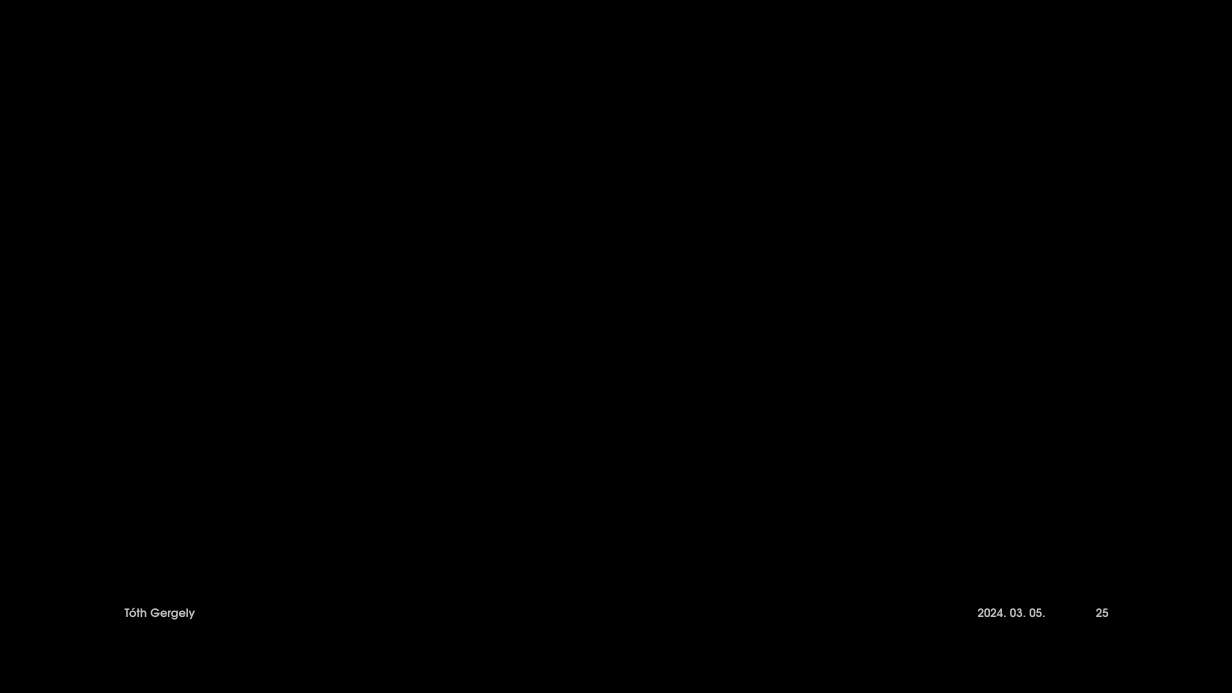
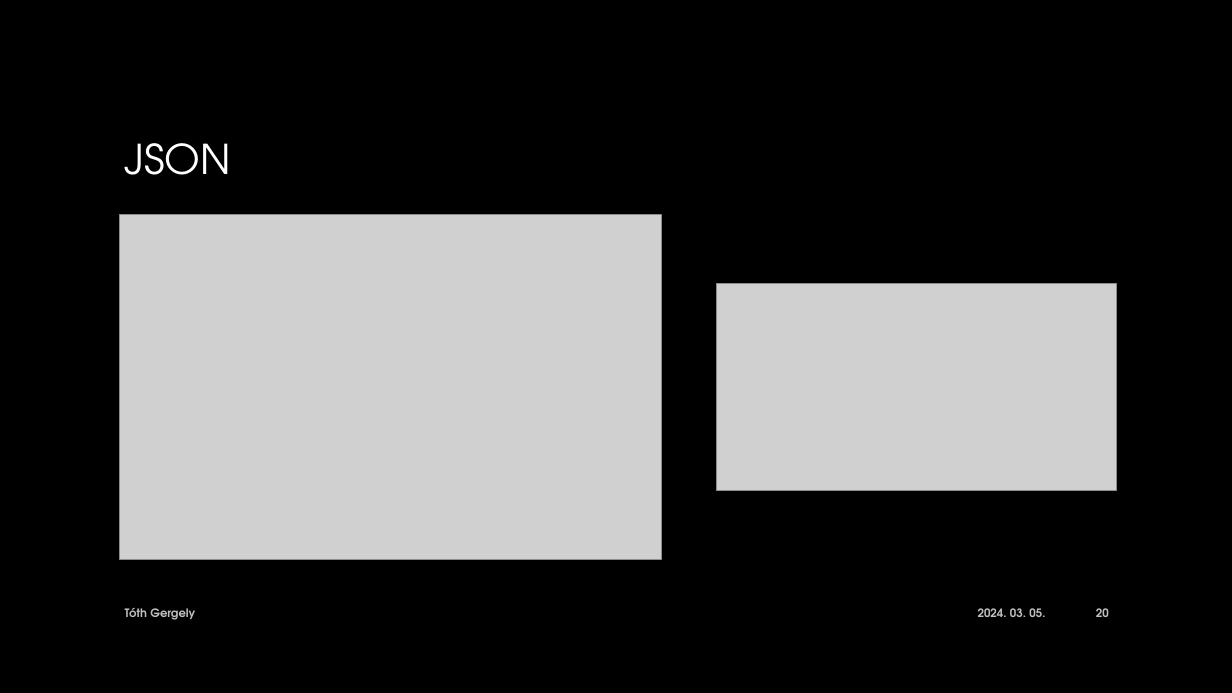
Before and after one commit to gereyl/html-portfolio, a slide deck: slide 20 of Eloadas.pptx (slide 25 before the commit). Drawn at 1232x693 pixels with LibreOffice and Linux fonts; fonts in the diff are those of the drawing; grey boxes stand for pictures; background and template pictures are left out. Boxes give left, top, right and bottom in pixels: in the first picture for what was removed or moved away, otherwise in the second. Text is boxed around its words. In the diff, an @@ line names an element or a change of style, - is before the commit and + after.

Commit message:
presentation created

```diff
--- a/Eloadas.pptx
+++ b/Eloadas.pptx
@@ title added at [125, 143, 231, 175], 32 pt, text gradient #FFFFFF to #A6A6A6 @@
+JSON
@@ picture added at [120, 215, 662, 560] @@
@@ picture added at [716, 284, 1116, 491] @@
@@ page number at [1096, 608, 1109, 617]: text changed @@
-25
+20
```
Also in this commit, not shown: 10 other slides changed, 14 slides removed, 3 other files.
